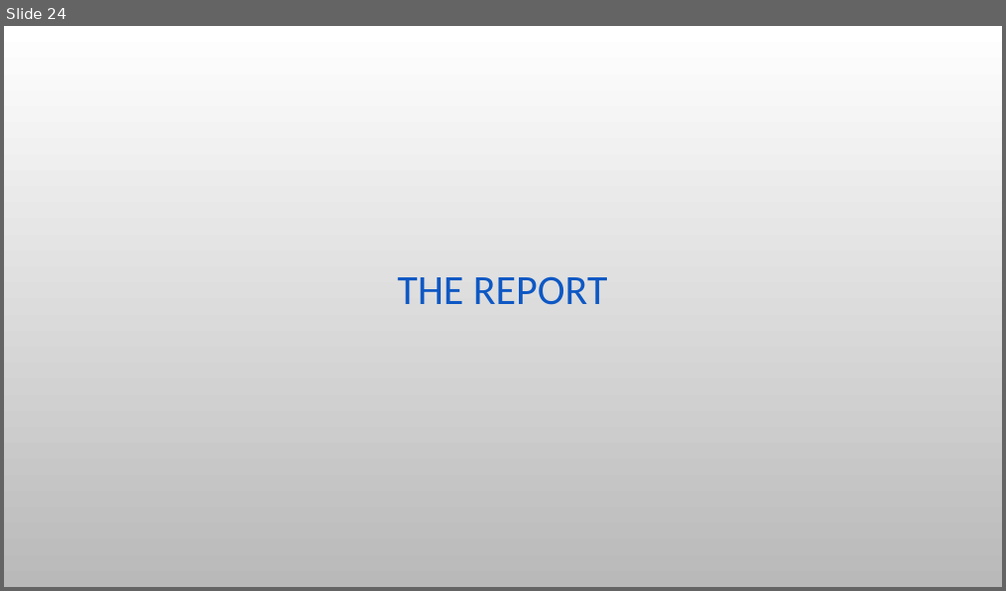
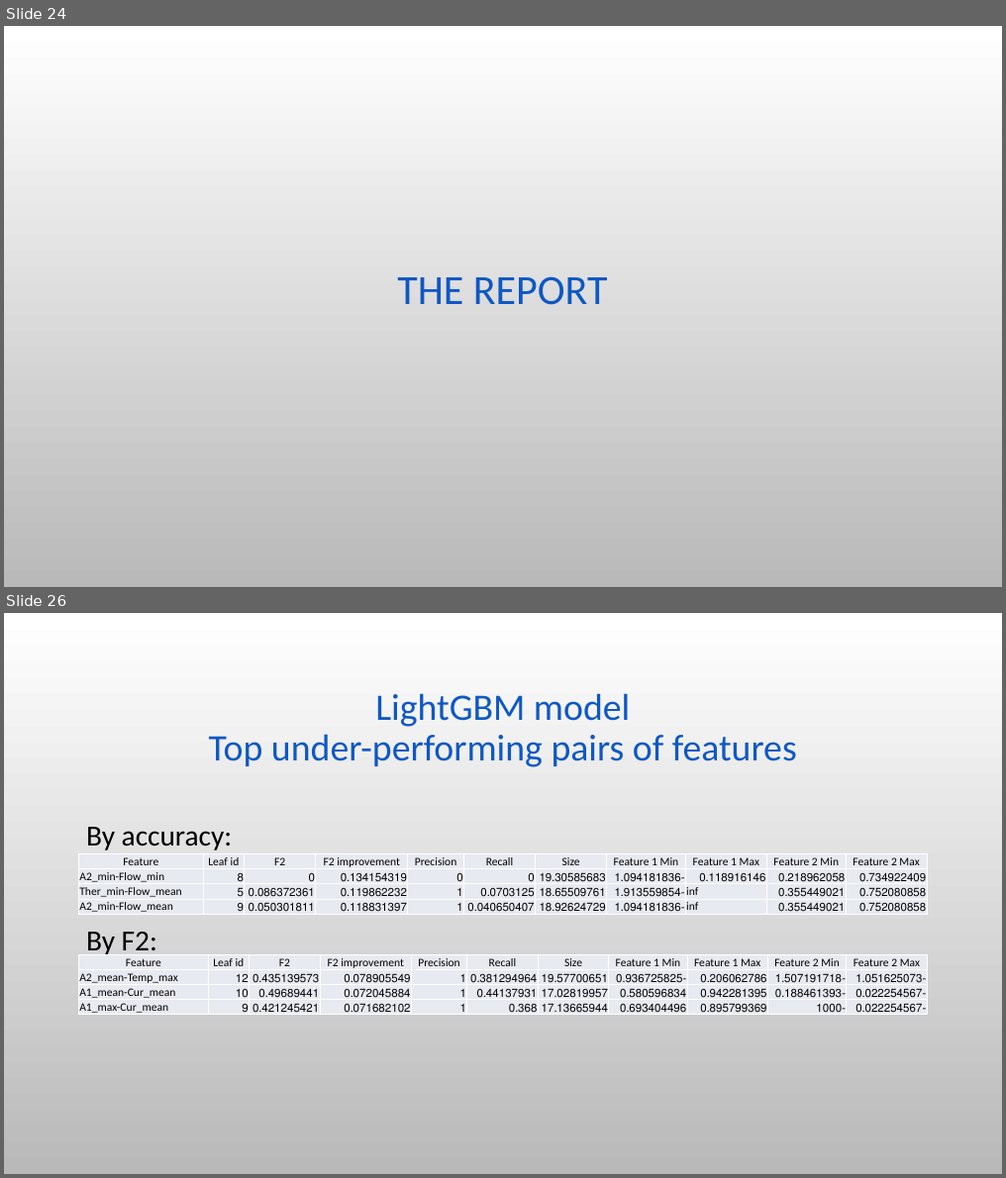
Before and after one commit to stavco9/mlops-final-project, a slide deck: docs/MLOps Final Project.pptx. Shown one above the other, each under a label of ours: slide 24 before the commit, slides 24 and 26 after it; the slides between them are not shown. The pictures are 1006x591 and 1006x1178 pixels, drawn with LibreOffice and Linux fonts; fonts in the diff are those of the drawing; background and template pictures are left out. Boxes give left, top, right and bottom in pixels: in the first picture for what was removed or moved away, otherwise in the second. Text is boxed around its words. In the diff, an @@ line names an element or a change of style, - is before the commit and + after.

```diff
--- a/docs/MLOps Final Project.pptx
+++ b/docs/MLOps Final Project.pptx
@@ slide 26 added at (x1=4, y1=613, x2=1002, y2=1174), background picture (left out) @@
@@ title added at (x1=209, y1=693, x2=797, y2=767), 36 pt, text #0E58C4 @@
+LightGBM model
+Top under-performing pairs of features
@@ text added at (x1=86, y1=827, x2=335, y2=956), 28 pt, text #000000 @@
+By accuracy:
+By F2:
@@ table added at (x1=79, y1=854, x2=927, y2=1017), 4 rows, 11 columns @@
+Feature | Leaf id | F2 | F2 improvement | Precision | Recall | Size | Feature 1 Min | Feature 1 Max | Feature 2 Min | Feature 2 Max
+A2_min-Flow_min | 8 | 0 | 0.134154319 | 0 | 0 | 19.30585683 | -1.094181836 | 0.118916146 | 0.218962058 | 0.734922409
+Ther_min-Flow_mean | 5 | 0.086372361 | 0.119862232 | 1 | 0.0703125 | 18.65509761 | -1.913559854 | inf | 0.355449021 | 0.752080858
+A2_min-Flow_mean | 9 | 0.050301811 | 0.118831397 | 1 | 0.040650407 | 18.92624729 | -1.094181836 | inf | 0.355449021 | 0.752080858
@@ table added at (x1=79, y1=956, x2=929, y2=1019), 4 rows, 11 columns @@
+Feature | Leaf id | F2 | F2 improvement | Precision | Recall | Size | Feature 1 Min | Feature 1 Max | Feature 2 Min | Feature 2 Max
+A2_mean-Temp_max | 12 | 0.435139573 | 0.078905549 | 1 | 0.381294964 | 19.57700651 | -0.936725825 | 0.206062786 | -1.507191718 | -1.051625073
+A1_mean-Cur_mean | 10 | 0.49689441 | 0.072045884 | 1 | 0.44137931 | 17.02819957 | 0.580596834 | 0.942281395 | -0.188461393 | -0.022254567
+A1_max-Cur_mean | 9 | 0.421245421 | 0.071682102 | 1 | 0.368 | 17.13665944 | 0.693404496 | 0.895799369 | -1000 | -0.022254567
```
Also in this commit, not shown: 7 slides changed, 3 other slides added, 1 other file.
